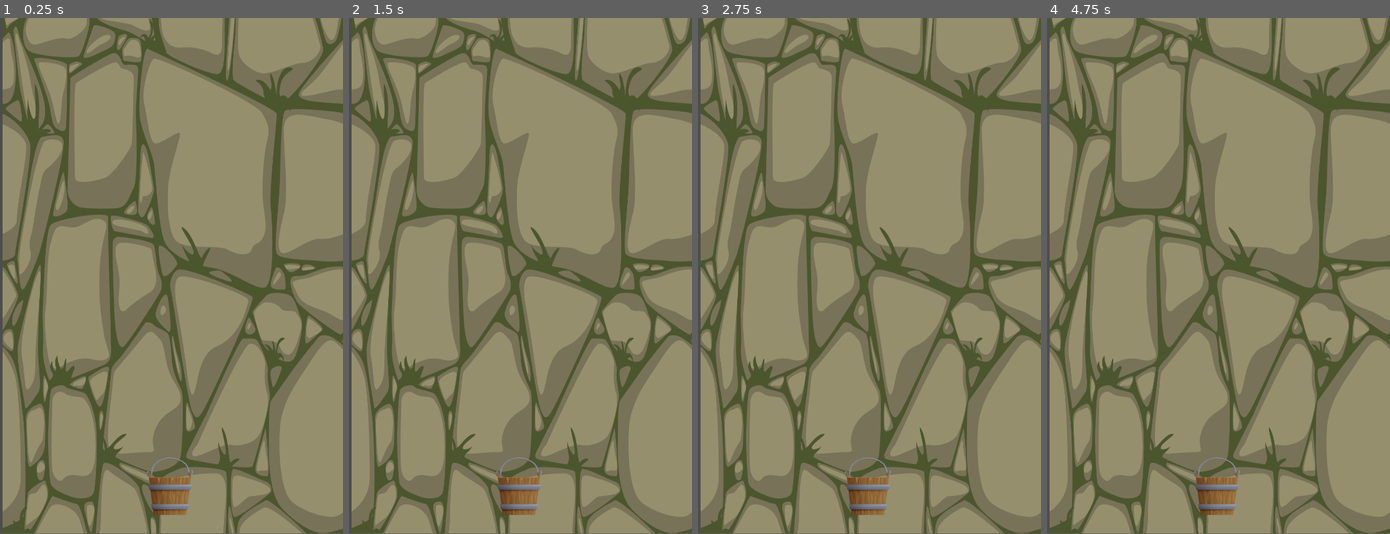
Above: before the commit, frames 1-4 (left to right).
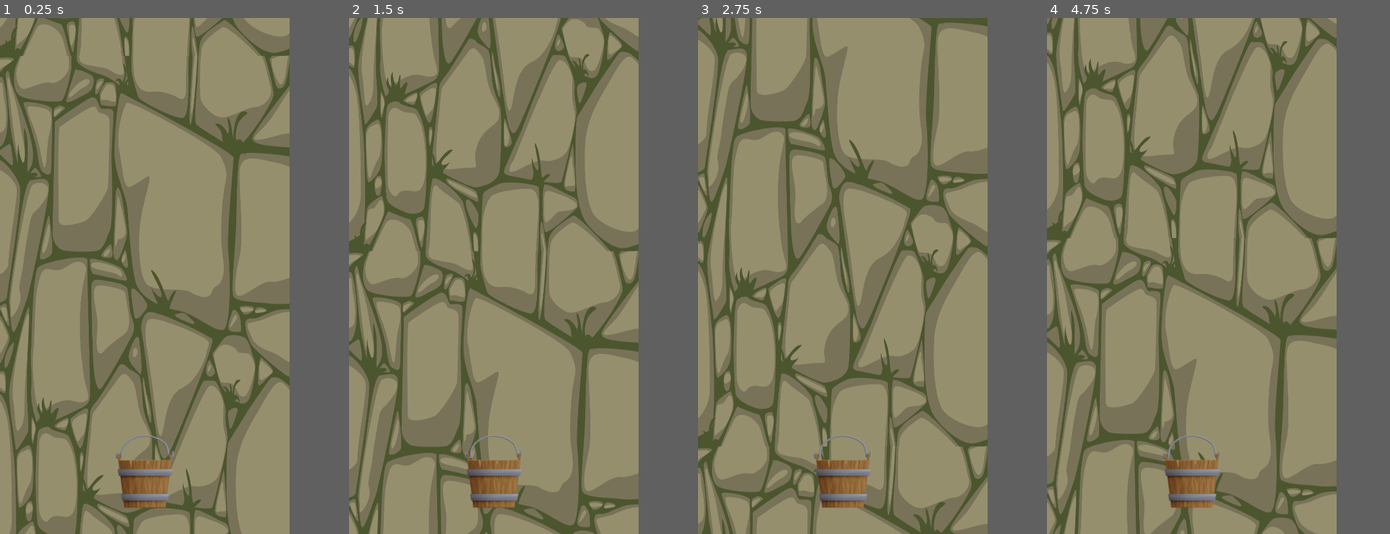
Above: after the commit, the same moments.

Repository: RehmahMuneeb/WWC
Game: Godot game, scene res://scenes/level.tscn
Two runs of this game, one before a commit and one after it. Both use one fixed random seed, a clock stepped at 60 frames per second and the inputs below.
Inputs:
- Up to frame 1 (0.25 s): no input
- Up to frame 2 (1.5 s): no input
- Up to frame 3 (2.75 s): no input
- Up to frame 4 (4.75 s): no input
In our replay, the window is 533x799 before the commit and 450x800 after it. These sizes can differ from the game's own. Grey fills any space a smaller window leaves; there, only what the larger window draws over its background counts as a difference.

The runs differ from the first frame. In frame 1, 55% of the frame differs, in the area x 0-100%, y 0-100%; in frame 2, 54%; in frame 3, 54%; in frame 4, 55%.

Commit message:
infinite scrolling bg

Diff:
--- a/project.godot
+++ b/project.godot
@@ -17,8 +17,8 @@
 
 [display]
 
-window/size/viewport_width=720
-window/size/viewport_height=1080
+window/size/viewport_width=480
+window/size/viewport_height=854
 window/stretch/mode="canvas_items"
 window/handheld/orientation=1
 
--- a/scenes/bucket.tscn
+++ b/scenes/bucket.tscn
@@ -5,5 +5,5 @@
 [node name="Bucket" type="Node2D"]
 
 [node name="BucketImage" type="Sprite2D" parent="."]
-position = Vector2(359, 966)
+position = Vector2(242, 736)
 texture = ExtResource("1_76cs6")
--- a/scenes/level.tscn
+++ b/scenes/level.tscn
@@ -8,4 +8,4 @@
 [node name="WallBg" parent="." instance=ExtResource("1_frcah")]
 
 [node name="Bucket" parent="." instance=ExtResource("2_2ur1x")]
-position = Vector2(1, 14)
+position = Vector2(1, 13)
--- /dev/null
+++ b/scenes/wall_bg.gdshader
@@ -0,0 +1,7 @@
+shader_type canvas_item;
+
+uniform float scroll_speed = 0.2;
+
+void vertex() {
+	UV.y -= TIME * scroll_speed;
+}
--- a/scenes/wall_bg.tscn
+++ b/scenes/wall_bg.tscn
@@ -1,10 +1,17 @@
-[gd_scene load_steps=2 format=3 uid="uid://be3ml7efg7568"]
+[gd_scene load_steps=4 format=3 uid="uid://be3ml7efg7568"]
 
 [ext_resource type="Texture2D" uid="uid://nr1oiayr8fyv" path="res://assets/wall3.jpg" id="1_c6cgs"]
+[ext_resource type="Shader" path="res://scenes/wall_bg.gdshader" id="1_lt5r1"]
+
+[sub_resource type="ShaderMaterial" id="ShaderMaterial_c1xl2"]
+shader = ExtResource("1_lt5r1")
+shader_parameter/scroll_speed = 0.3
 
 [node name="WallBg" type="Node2D"]
 
 [node name="WallImg" type="Sprite2D" parent="."]
-position = Vector2(364.5, 536)
-scale = Vector2(0.717, 1.11223)
+texture_repeat = 2
+material = SubResource("ShaderMaterial_c1xl2")
+position = Vector2(238.5, 429)
+scale = Vector2(0.491, 0.871587)
 texture = ExtResource("1_c6cgs")
